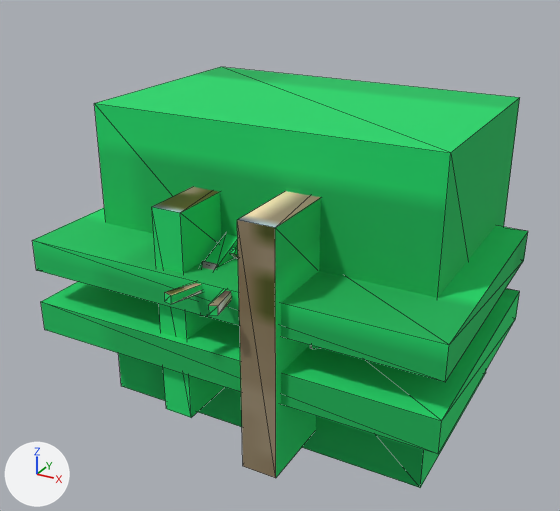
The glTF model models/creatures/hermitcrab/model.gltf: old version first, new version second.
Before and after are seen from a 50 mm camera at (1.059, -1.833, 1.097) aimed at (-0.036, 0.158, 0.101). Every picture has the same lights, and +X, +Y and +Z are marked at lower left. The older version comes first. Mesh edges are drawn as thin lines. Vertices at exactly the same position are counted once.

In view in the first picture: 'hermitcrab'.
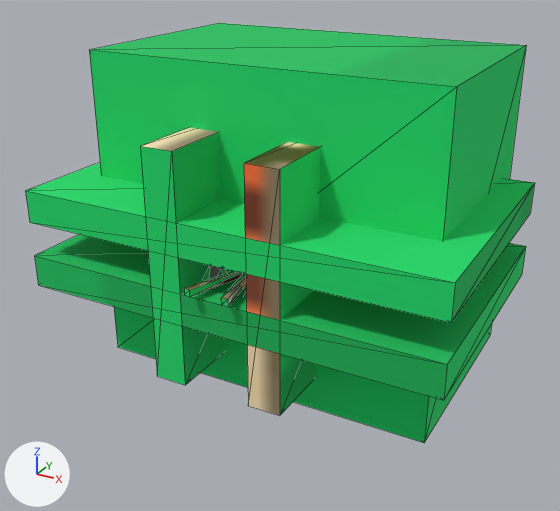
Boxes [x1, y1, x2, y2] around the edits, measured in the pictures (560 x 511 px; the box of a moved part takes in the faces that stretch with it):
'hermitcrab', reshaped
    before: [32, 67, 528, 488]
    after: [26, 23, 535, 443]
part 1 of me_hermitcrab, moved or reshaped (not visible afterwards)
    before: [230, 248, 238, 258]
part 2 of me_hermitcrab, moved or reshaped
    before: [164, 282, 201, 304]
    after: [184, 271, 243, 297]
part 3 of me_hermitcrab, moved or reshaped
    before: [208, 290, 231, 315]
    after: [221, 273, 246, 306]
part 4 of me_hermitcrab, moved or reshaped (mostly hidden afterwards)
    before: [205, 234, 238, 266]
    after: [224, 269, 231, 272]
part 5 of me_hermitcrab, moved or reshaped
    before: [200, 261, 219, 270]
    after: [202, 265, 226, 281]
part 6 of me_hermitcrab, moved or reshaped
    before: [32, 67, 528, 488]
    after: [26, 23, 535, 443]

The change in detail:
me_hermitcrab is used by ob_hermitcrab; location (0.0, 0.0, 0.0).
me_hermitcrab had 296 vertices, 444 faces and spanned x -0.649..0.651, y -0.393..0.785, z -0.423..0.578.
me_hermitcrab now has 296 vertices, 444 faces and spans x -0.649..0.651, y -0.323..0.805, z -0.264..0.736.
me_hermitcrab part 1: the loose piece of 8 vertices spanning x -0.044..-0.02, y -0.129..-0.07, z 0.175..0.232 is scaled about its middle by 1.22, then moved by (-0.007, -0.022, -0.007).
me_hermitcrab part 2: the loose piece of 8 vertices spanning x -0.082..0.013, y -0.393..-0.069, z 0.149..0.196 is scaled about its middle by 0.784, then moved by (0.004, 0.036, -0.008).
me_hermitcrab part 3: the loose piece of 8 vertices spanning x -0.014..0.085, y -0.393..-0.069, z 0.149..0.196 is scaled about its middle by 0.784, then moved by (-0.003, 0.036, -0.008).
me_hermitcrab part 4: the loose piece of 8 vertices spanning x -0.095..-0.048, y -0.189..-0.033, z 0.13..0.248 is scaled about its middle by 0.812, then moved by (0.001, 0.017, -0.017).
me_hermitcrab part 5: the loose piece of 8 vertices spanning x -0.095..-0.047, y -0.284..-0.143, z 0.075..0.205 is scaled about its middle by 0.812, then moved by (0.001, 0.036, -0.008).
me_hermitcrab part 6: 104 of 296 vertices moved; they spanned x -0.649..0.651, y -0.316..0.785, z -0.423..0.578 and now span x -0.649..0.651, y -0.286..0.805, z -0.264..0.736; mean shift (0.003, 0.009, 0.093); largest move (-0.55, -0.067, -0.423) -> (0.551, 0.633, 0.736).
Other edits to the shape of me_hermitcrab do not show in these pictures.
